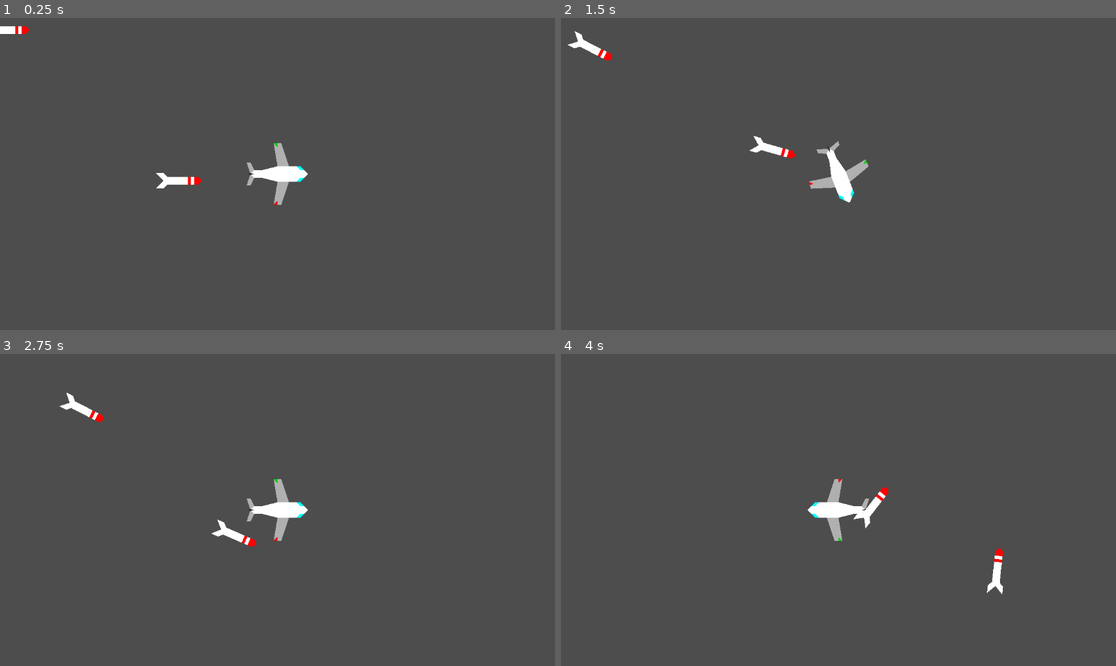
Above: before the commit, frames 1-4 (two rows, left to right).
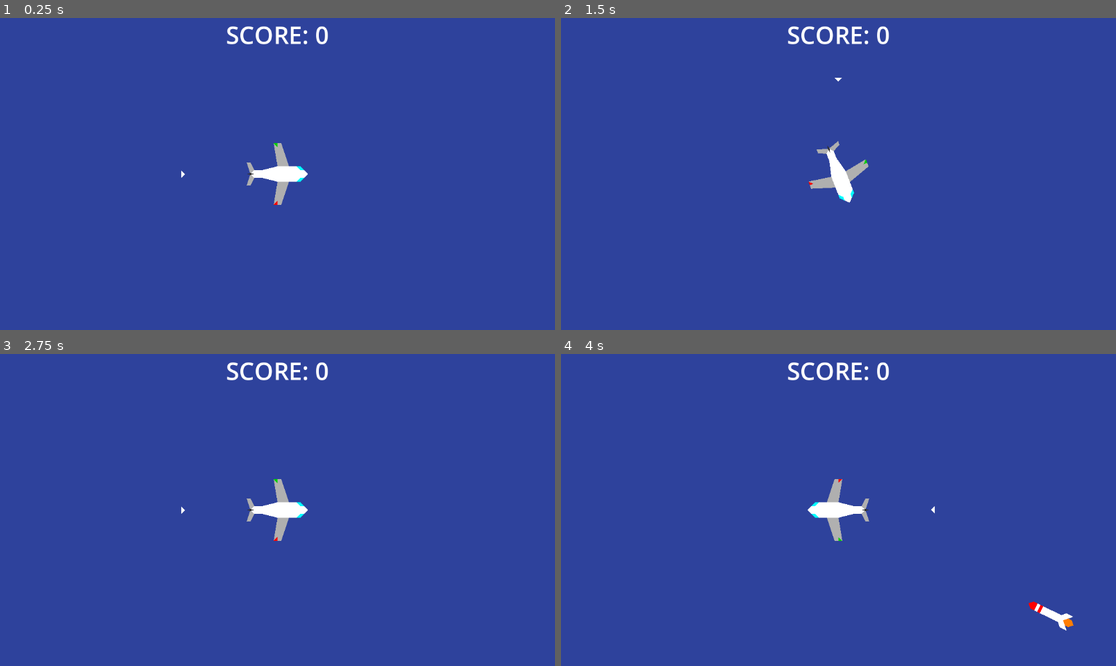
Above: after the commit, the same moments.

Repository: KirigayaRyuunosuke/Godot_Experiments
Game: Godot game, scene res://nodes/main.tscn
Same seed, same stepped clock (60 frames per second), same inputs: the game is played once before the commit and once after it.
Inputs:
- Up to frame 1 (0.25 s): no input
- Up to frame 2 (1.5 s): tap Enter at 0.5 s; hold Right (move_right) 0.53-1.28 s; hold Down (move_down) from 1.28 s (still down)
- Up to frame 3 (2.75 s): release Down (move_down) at 2.03 s; hold Right (move_right) from 2.03 s (still down)
- Up to frame 4 (4 s): release Right (move_right) at 2.78 s; hold Up (move_up) 2.78-3.53 s; hold Left (move_left) from 3.53 s (still down)

The runs differ from the first frame. In frame 1, 99% of the frame differs, in the area x 0-100%, y 0-100%; in frame 2, 99%; in frame 3, 99%; in frame 4, 99%.

Commit message:
plane nad rockets!

Diff:
--- /dev/null
+++ b/plane_vs_rockets/game.gd
@@ -0,0 +1,13 @@
+extends Node
+
+var plane
+var main
+
+var points = 0
+
+func _ready() -> void:
+	pass # Replace with function body.
+
+
+func _process(_delta: float) -> void:
+	pass
--- a/plane_vs_rockets/nodes/main.gd
+++ b/plane_vs_rockets/nodes/main.gd
@@ -1,3 +1,11 @@
 extends Node2D
 
 @onready var plane: CharacterBody2D = $plane
+@onready var score: Label = $UI/score
+
+func _ready() -> void:
+	Game.plane = plane
+	Game.main = self
+
+func _process(_delta: float) -> void:
+	score.text = "SCORE: " + str(Game.points)
--- a/plane_vs_rockets/nodes/main.tscn
+++ b/plane_vs_rockets/nodes/main.tscn
@@ -2,15 +2,27 @@
 
 [ext_resource type="Script" uid="uid://dehif3wr0flin" path="res://nodes/main.gd" id="1_a3ry3"]
 [ext_resource type="PackedScene" uid="uid://bjf3t8vkg6dgj" path="res://nodes/plane/plane.tscn" id="1_xpfdc"]
-[ext_resource type="PackedScene" uid="uid://l0bbonmf5b5w" path="res://nodes/rocket/rocket.tscn" id="3_ufc4x"]
+[ext_resource type="PackedScene" uid="uid://uyd7nbyxnh5p" path="res://nodes/rocket_spawner/rocket_spawner.tscn" id="3_ufc4x"]
 
 [node name="main" type="Node2D"]
 script = ExtResource("1_a3ry3")
 
+[node name="UI" type="CanvasLayer" parent="."]
+
+[node name="score" type="Label" parent="UI"]
+anchors_preset = 5
+anchor_left = 0.5
+anchor_right = 0.5
+offset_left = -47.0
+offset_right = 47.0
+offset_bottom = 23.0
+grow_horizontal = 2
+theme_override_font_sizes/font_size = 50
+text = "SCORE : XXX"
+horizontal_alignment = 1
+vertical_alignment = 1
+
 [node name="plane" parent="." instance=ExtResource("1_xpfdc")]
-position = Vector2(554, 299)
+position = Vector2(576, 320)
 
-[node name="rocket" parent="." instance=ExtResource("3_ufc4x")]
-position = Vector2(358, 313)
-
-[node name="rocket2" parent="." instance=ExtResource("3_ufc4x")]
+[node name="rocket_spawner" parent="plane" instance=ExtResource("3_ufc4x")]
--- a/plane_vs_rockets/nodes/plane/plane.gd
+++ b/plane_vs_rockets/nodes/plane/plane.gd
@@ -1,22 +1,30 @@
 extends CharacterBody2D
+
+@onready var directionNode: Polygon2D = $direction
+@onready var hitbox: Area2D = $hitbox
 
 var angle
 const maxAngle = 0.1
 
 const speed = 300.0
-var speedVector: Vector2
 
 func getInput():
 	return Input.get_vector("move_left", "move_right", "move_up", "move_down")
 
 func _physics_process(delta: float) -> void:
 	if getInput():
-		speedVector = getInput()
-	velocity = speedVector * speed
-	angle = get_angle_to(global_position+speedVector)
+		directionNode.look_at(global_position + getInput())
+	velocity = transform.x * speed
+	#velocity = Vector2.ZERO
+	angle = directionNode.rotation
 	if angle < 0 && angle < -maxAngle:
 		angle = -maxAngle
 	if angle > 0 && angle > maxAngle:
 		angle = maxAngle
 	rotate(angle)
+	directionNode.rotate(-angle)
 	move_and_slide()
+
+
+func _on_hitbox_area_entered(area: Area2D) -> void:
+	print(area.get_parent().name)
--- a/plane_vs_rockets/nodes/plane/plane.tscn
+++ b/plane_vs_rockets/nodes/plane/plane.tscn
@@ -5,49 +5,62 @@
 [node name="plane" type="CharacterBody2D"]
 script = ExtResource("1_8ukon")
 
-[node name="Polygon2D" type="Polygon2D" parent="."]
+[node name="direction" type="Polygon2D" parent="."]
+color = Color(1, 0, 1, 0)
+polygon = PackedVector2Array(72, -8, 80, 0, 72, 8)
+
+[node name="Camera2D" type="Camera2D" parent="."]
+
+[node name="body" type="Node2D" parent="."]
+
+[node name="Polygon2D" type="Polygon2D" parent="body"]
 rotation = 1.5708
 polygon = PackedVector2Array(0, -64, 16, -48, 16, -24, 64, -8, 64, 8, 16, 0, 8, 32, 8, 48, 24, 56, 24, 64, 0, 56, -24, 64, -24, 56, -8, 48, -8, 32, -16, 0, -64, 8, -64, -8, -16, -24, -16, -48)
 uv = PackedVector2Array(0, -64, 16, -48, 16, -24, 64, -8, 64, 8, 16, 0, 8, 32, 8, 48, 24, 56, 24, 64, 0, 56, -24, 64, -24, 56, -8, 48, -8, 32, -16, 0, -64, 8, -64, -8, -16, -24, -16, -48)
 
-[node name="Polygon2D6" type="Polygon2D" parent="."]
+[node name="Polygon2D6" type="Polygon2D" parent="body"]
 rotation = 1.5708
 color = Color(0.691357, 0.691357, 0.691357, 1)
 polygon = PackedVector2Array(-64, -8, -16, -24, -16, 0, -64, 8)
 
-[node name="Polygon2D7" type="Polygon2D" parent="."]
+[node name="Polygon2D7" type="Polygon2D" parent="body"]
 rotation = 1.5708
 color = Color(0.690196, 0.690196, 0.690196, 1)
 polygon = PackedVector2Array(16, -24, 64, -8, 64, 8, 16, 0)
 
-[node name="Polygon2D2" type="Polygon2D" parent="."]
+[node name="Polygon2D2" type="Polygon2D" parent="body"]
 rotation = 1.5708
 color = Color(0, 1, 1, 1)
 polygon = PackedVector2Array(-16, -48, -8, -56, -8, -48, -16, -40)
 
-[node name="Polygon2D3" type="Polygon2D" parent="."]
+[node name="Polygon2D3" type="Polygon2D" parent="body"]
 rotation = 1.5708
 color = Color(0, 1, 1, 1)
 polygon = PackedVector2Array(8, -56, 8, -48, 16, -40, 16, -48)
 
-[node name="Polygon2D4" type="Polygon2D" parent="."]
+[node name="Polygon2D4" type="Polygon2D" parent="body"]
 rotation = 1.5708
 color = Color(0.961518, 4.45209e-06, 9.62615e-07, 1)
 polygon = PackedVector2Array(64, 0, 64, 8, 56, 0)
 
-[node name="Polygon2D5" type="Polygon2D" parent="."]
+[node name="Polygon2D5" type="Polygon2D" parent="body"]
 rotation = 1.5708
 color = Color(0, 0.811765, 0, 1)
 polygon = PackedVector2Array(-64, 0, -56, 0, -64, 8)
 
-[node name="Polygon2D8" type="Polygon2D" parent="."]
+[node name="Polygon2D8" type="Polygon2D" parent="body"]
 rotation = 1.5708
 color = Color(0.690196, 0.690196, 0.690196, 1)
 polygon = PackedVector2Array(-8, 48, 0, 56, 8, 48, 24, 56, 24, 64, 0, 56, -24, 64, -24, 56)
 
-[node name="Polygon2D9" type="Polygon2D" parent="."]
+[node name="Polygon2D9" type="Polygon2D" parent="body"]
 rotation = 1.5708
 color = Color(0.194349, 0.194349, 0.194349, 1)
 polygon = PackedVector2Array(0, 48, -2, 56, 0, 64, 2, 56)
 
-[node name="Camera2D" type="Camera2D" parent="."]
+[node name="hitbox" type="Area2D" parent="."]
+
+[node name="CollisionPolygon2D" type="CollisionPolygon2D" parent="hitbox"]
+polygon = PackedVector2Array(-56, 0, -48, -8, -32, -8, 0, -16, 48, -16, 64, 0, 48, 16, 0, 16, -32, 8, -48, 8)
+
+[connection signal="area_entered" from="hitbox" to="." method="_on_hitbox_area_entered"]
--- a/plane_vs_rockets/nodes/rocket/rocket.gd
+++ /dev/null
@@ -1,16 +0,0 @@
-extends CharacterBody2D
-
-var angle
-const maxAngle = 0.025
-var speed = 310
-
-func _physics_process(delta: float) -> void:
-	velocity = transform.x * speed
-	angle = get_angle_to(get_parent().plane.global_position)
-	if angle < 0 && angle < -maxAngle:
-		angle = -maxAngle
-	if angle > 0 && angle > maxAngle:
-		angle = maxAngle
-	if get_parent().plane.velocity:
-		rotate(angle)
-		move_and_slide()
--- a/plane_vs_rockets/nodes/rocket/rocket.tscn
+++ /dev/null
@@ -1,17 +0,0 @@
-[gd_scene load_steps=2 format=3 uid="uid://l0bbonmf5b5w"]
-
-[ext_resource type="Script" uid="uid://co2kl41h1fpns" path="res://nodes/rocket/rocket.gd" id="1_fo4iy"]
-
-[node name="rocket" type="CharacterBody2D"]
-script = ExtResource("1_fo4iy")
-
-[node name="Polygon2D" type="Polygon2D" parent="."]
-polygon = PackedVector2Array(40, 0, 32, -8, -32, -8, -40, -16, -56, -16, -40, 0, -56, 16, -40, 16, -32, 8, 32, 8)
-
-[node name="Polygon2D2" type="Polygon2D" parent="."]
-color = Color(1, 0, 0, 1)
-polygon = PackedVector2Array(40, 0, 32, -8, 23, -8, 23, 8, 32, 8)
-
-[node name="Polygon2D3" type="Polygon2D" parent="."]
-color = Color(1, 0, 0, 1)
-polygon = PackedVector2Array(16, -8, 16, 8, 10, 8, 10, -8)
--- /dev/null
+++ b/plane_vs_rockets/nodes/rocket_spawner/rocket_spawner.gd
@@ -0,0 +1,29 @@
+extends Polygon2D
+
+@onready var marker = $Marker2D
+@onready var rocket_spawner: Polygon2D = $"."
+
+var rockets = [
+	#preload("res://nodes/rockets/blue_blue/rocket.tscn"),
+	preload("res://nodes/rockets/red_blue/rocket.tscn"),
+	preload("res://nodes/rockets/blue_red/rocket.tscn"),
+	preload("res://nodes/rockets/red_red/rocket.tscn"),
+]
+var rocketTest = preload("res://nodes/rockets/blue_blue/rocket.gd")
+func _ready() -> void:
+	pass
+
+func _physics_process(delta: float) -> void:
+	rotation = Game.plane.directionNode.rotation + 3.14
+
+func spawnRockets(howMany):
+	for i in range(howMany):
+		rotate(randf_range(-1, 1))
+		print(marker.global_position)
+		var rocket = rockets[randi()%rockets.size()].instantiate()
+		rocket.global_position = marker.global_position
+		rocket.look_at(Game.plane.global_position)
+		Game.main.add_child(rocket)
+
+func _on_timer_timeout() -> void:
+	spawnRockets(3)
--- /dev/null
+++ b/plane_vs_rockets/nodes/rocket_spawner/rocket_spawner.tscn
@@ -0,0 +1,16 @@
+[gd_scene load_steps=2 format=3 uid="uid://uyd7nbyxnh5p"]
+
+[ext_resource type="Script" uid="uid://bno0mx3ybl14r" path="res://nodes/rocket_spawner/rocket_spawner.gd" id="1_38ple"]
+
+[node name="rocket_spawner" type="Polygon2D"]
+polygon = PackedVector2Array(192, 0, 200, -8, 200, 8)
+script = ExtResource("1_38ple")
+
+[node name="Timer" type="Timer" parent="."]
+wait_time = 3.0
+autostart = true
+
+[node name="Marker2D" type="Node2D" parent="."]
+position = Vector2(704, 0)
+
+[connection signal="timeout" from="Timer" to="." method="_on_timer_timeout"]
--- /dev/null
+++ b/plane_vs_rockets/nodes/rockets/blue_blue/rocket.gd
@@ -0,0 +1,48 @@
+extends CharacterBody2D
+
+@onready var booster: Polygon2D = $booster
+@onready var timer: Timer = $Timer
+
+var angle
+const maxAngle = 0.025
+var speed = 250
+
+var acceleration = 7
+var deacceleration = 1
+var accelerating: bool = 1
+
+func _physics_process(delta: float) -> void:
+	angle = get_angle_to(Game.plane.global_position)
+	if angle < 0 && angle < -maxAngle:
+		angle = -maxAngle
+	if angle > 0 && angle > maxAngle:
+		angle = maxAngle
+
+	if accelerating:
+		speed += acceleration
+	else:
+		speed -= deacceleration
+		if speed < Game.plane.speed:
+			Game.points += 1
+			queue_free()
+
+
+	if angle >= maxAngle || angle <= -maxAngle:
+		velocity = transform.x * speed * 0.5
+	else:
+		velocity = transform.x * speed
+
+	if Game.plane.velocity:
+		rotate(angle)
+		move_and_slide()
+
+
+func _on_timer_timeout() -> void:
+	accelerating = 0
+	booster.hide()
+
+
+func _on_hitbox_area_entered(area: Area2D) -> void:
+	if !area.get_parent().name == "plane":
+		Game.points += 1
+	queue_free()
--- /dev/null
+++ b/plane_vs_rockets/nodes/rockets/blue_blue/rocket.tscn
@@ -0,0 +1,33 @@
+[gd_scene load_steps=2 format=3 uid="uid://bks2l0o2al5b2"]
+
+[ext_resource type="Script" uid="uid://btv4e03n2th6r" path="res://nodes/rockets/blue_blue/rocket.gd" id="1_vbsfj"]
+
+[node name="rocket" type="CharacterBody2D"]
+script = ExtResource("1_vbsfj")
+
+[node name="Polygon2D" type="Polygon2D" parent="."]
+polygon = PackedVector2Array(40, 0, 32, -8, -32, -8, -40, -16, -56, -16, -40, 0, -56, 16, -40, 16, -32, 8, 32, 8)
+
+[node name="Polygon2D2" type="Polygon2D" parent="."]
+color = Color(0, 0, 1, 1)
+polygon = PackedVector2Array(40, 0, 32, -8, 23, -8, 23, 8, 32, 8)
+
+[node name="Polygon2D3" type="Polygon2D" parent="."]
+color = Color(0, 0, 1, 1)
+polygon = PackedVector2Array(16, -8, 16, 8, 10, 8, 10, -8)
+
+[node name="Timer" type="Timer" parent="."]
+one_shot = true
+autostart = true
+
+[node name="booster" type="Polygon2D" parent="."]
+color = Color(1, 0.498039, 0.0117647, 1)
+polygon = PackedVector2Array(-48, -8, -56, -8, -64, 0, -56, 8, -48, 8, -40, 0)
+
+[node name="hitbox" type="Area2D" parent="."]
+
+[node name="CollisionPolygon2D" type="CollisionPolygon2D" parent="hitbox"]
+polygon = PackedVector2Array(40, 0, 32, -8, -24, -8, -24, 8, 32, 8)
+
+[connection signal="timeout" from="Timer" to="." method="_on_timer_timeout"]
+[connection signal="area_entered" from="hitbox" to="." method="_on_hitbox_area_entered"]
--- /dev/null
+++ b/plane_vs_rockets/nodes/rockets/blue_red/rocket.gd
@@ -0,0 +1,48 @@
+extends CharacterBody2D
+
+@onready var booster: Polygon2D = $booster
+@onready var timer: Timer = $Timer
+
+var angle
+const maxAngle = 0.025
+var speed = 250
+
+var acceleration = 7
+var deacceleration = 3
+var accelerating: bool = 1
+
+func _physics_process(delta: float) -> void:
+	angle = get_angle_to(Game.plane.global_position)
+	if angle < 0 && angle < -maxAngle:
+		angle = -maxAngle
+	if angle > 0 && angle > maxAngle:
+		angle = maxAngle
+
+	if accelerating:
+		speed += acceleration
+	else:
+		speed -= deacceleration
+		if speed < Game.plane.speed:
+			Game.points += 1
+			queue_free()
+
+
+	if angle >= maxAngle || angle <= -maxAngle:
+		velocity = transform.x * speed * 0.5
+	else:
+		velocity = transform.x * speed
+
+	if Game.plane.velocity:
+		rotate(angle)
+		move_and_slide()
+
+
+func _on_timer_timeout() -> void:
+	accelerating = 0
+	booster.hide()
+
+
+func _on_hitbox_area_entered(area: Area2D) -> void:
+	if !area.get_parent().name == "plane":
+		Game.points += 1
+	queue_free()
--- /dev/null
+++ b/plane_vs_rockets/nodes/rockets/blue_red/rocket.tscn
@@ -0,0 +1,33 @@
+[gd_scene load_steps=2 format=3 uid="uid://cs5br37ohoo38"]
+
+[ext_resource type="Script" uid="uid://bubth8v5k8st8" path="res://nodes/rockets/blue_red/rocket.gd" id="1_enumv"]
+
+[node name="rocket" type="CharacterBody2D"]
+script = ExtResource("1_enumv")
+
+[node name="Polygon2D" type="Polygon2D" parent="."]
+polygon = PackedVector2Array(40, 0, 32, -8, -32, -8, -40, -16, -56, -16, -40, 0, -56, 16, -40, 16, -32, 8, 32, 8)
+
+[node name="Polygon2D2" type="Polygon2D" parent="."]
+color = Color(0, 0, 1, 1)
+polygon = PackedVector2Array(40, 0, 32, -8, 23, -8, 23, 8, 32, 8)
+
+[node name="Polygon2D3" type="Polygon2D" parent="."]
+color = Color(1, 0, 0, 1)
+polygon = PackedVector2Array(16, -8, 16, 8, 10, 8, 10, -8)
+
+[node name="Timer" type="Timer" parent="."]
+one_shot = true
+autostart = true
+
+[node name="booster" type="Polygon2D" parent="."]
+color = Color(1, 0.498039, 0.0117647, 1)
+polygon = PackedVector2Array(-48, -8, -56, -8, -64, 0, -56, 8, -48, 8, -40, 0)
+
+[node name="hitbox" type="Area2D" parent="."]
+
+[node name="CollisionPolygon2D" type="CollisionPolygon2D" parent="hitbox"]
+polygon = PackedVector2Array(40, 0, 32, -8, -24, -8, -24, 8, 32, 8)
+
+[connection signal="timeout" from="Timer" to="." method="_on_timer_timeout"]
+[connection signal="area_entered" from="hitbox" to="." method="_on_hitbox_area_entered"]
--- /dev/null
+++ b/plane_vs_rockets/nodes/rockets/red_blue/rocket.gd
@@ -0,0 +1,48 @@
+extends CharacterBody2D
+
+@onready var booster: Polygon2D = $booster
+@onready var timer: Timer = $Timer
+
+var angle
+const maxAngle = 0.025
+var speed = 250
+
+var acceleration = 5
+var deacceleration = 1
+var accelerating: bool = 1
+
+func _physics_process(delta: float) -> void:
+	angle = get_angle_to(Game.plane.global_position)
+	if angle < 0 && angle < -maxAngle:
+		angle = -maxAngle
+	if angle > 0 && angle > maxAngle:
+		angle = maxAngle
+
+	if accelerating:
+		speed += acceleration
+	else:
+		speed -= deacceleration
+		if speed < Game.plane.speed:
+			Game.points += 1
+			queue_free()
+
+
+	if angle >= maxAngle || angle <= -maxAngle:
+		velocity = transform.x * speed * 0.5
+	else:
+		velocity = transform.x * speed
+
+	if Game.plane.velocity:
+		rotate(angle)
+		move_and_slide()
+
+
+func _on_timer_timeout() -> void:
+	accelerating = 0
+	booster.hide()
+
+
+func _on_hitbox_area_entered(area: Area2D) -> void:
+	if !area.get_parent().name == "plane":
+		Game.points += 1
+	queue_free()
--- /dev/null
+++ b/plane_vs_rockets/nodes/rockets/red_blue/rocket.tscn
@@ -0,0 +1,33 @@
+[gd_scene load_steps=2 format=3 uid="uid://dvu5pebsbu0il"]
+
+[ext_resource type="Script" uid="uid://bnxbhb2u7dqo7" path="res://nodes/rockets/red_blue/rocket.gd" id="1_ti25a"]
+
+[node name="rocket" type="CharacterBody2D"]
+script = ExtResource("1_ti25a")
+
+[node name="Polygon2D" type="Polygon2D" parent="."]
+polygon = PackedVector2Array(40, 0, 32, -8, -32, -8, -40, -16, -56, -16, -40, 0, -56, 16, -40, 16, -32, 8, 32, 8)
+
+[node name="Polygon2D2" type="Polygon2D" parent="."]
+color = Color(1, 0, 0, 1)
+polygon = PackedVector2Array(40, 0, 32, -8, 23, -8, 23, 8, 32, 8)
+
+[node name="Polygon2D3" type="Polygon2D" parent="."]
+color = Color(0, 0, 1, 1)
+polygon = PackedVector2Array(16, -8, 16, 8, 10, 8, 10, -8)
+
+[node name="Timer" type="Timer" parent="."]
+one_shot = true
+autostart = true
+
+[node name="booster" type="Polygon2D" parent="."]
+color = Color(1, 0.498039, 0.0117647, 1)
+polygon = PackedVector2Array(-48, -8, -56, -8, -64, 0, -56, 8, -48, 8, -40, 0)
+
+[node name="hitbox" type="Area2D" parent="."]
+
+[node name="CollisionPolygon2D" type="CollisionPolygon2D" parent="hitbox"]
+polygon = PackedVector2Array(40, 0, 32, -8, -24, -8, -24, 8, 32, 8)
+
+[connection signal="timeout" from="Timer" to="." method="_on_timer_timeout"]
+[connection signal="area_entered" from="hitbox" to="." method="_on_hitbox_area_entered"]
--- /dev/null
+++ b/plane_vs_rockets/nodes/rockets/red_red/rocket.gd
@@ -0,0 +1,48 @@
+extends CharacterBody2D
+
+@onready var booster: Polygon2D = $booster
+@onready var timer: Timer = $Timer
+
+var angle
+const maxAngle = 0.025
+var speed = 250
+
+var acceleration = 5
+var deacceleration = 3
+var accelerating: bool = 1
+
+func _physics_process(delta: float) -> void:
+	angle = get_angle_to(Game.plane.global_position)
+	if angle < 0 && angle < -maxAngle:
+		angle = -maxAngle
+	if angle > 0 && angle > maxAngle:
+		angle = maxAngle
+
+	if accelerating:
+		speed += acceleration
+	else:
+		speed -= deacceleration
+		if speed < Game.plane.speed:
+			Game.points += 1
+			queue_free()
+
+
+	if angle >= maxAngle || angle <= -maxAngle:
+		velocity = transform.x * speed * 0.5
+	else:
+		velocity = transform.x * speed
+
+	if Game.plane.velocity:
+		rotate(angle)
+		move_and_slide()
+
+
+func _on_timer_timeout() -> void:
+	accelerating = 0
+	booster.hide()
+
+
+func _on_hitbox_area_entered(area: Area2D) -> void:
+	if !area.get_parent().name == "plane":
+		Game.points += 1
+	queue_free()
--- /dev/null
+++ b/plane_vs_rockets/nodes/rockets/red_red/rocket.tscn
@@ -0,0 +1,33 @@
+[gd_scene load_steps=2 format=3 uid="uid://l0bbonmf5b5w"]
+
+[ext_resource type="Script" uid="uid://co2kl41h1fpns" path="res://nodes/rockets/red_red/rocket.gd" id="1_fo4iy"]
+
+[node name="rocket" type="CharacterBody2D"]
+script = ExtResource("1_fo4iy")
+
+[node name="Polygon2D" type="Polygon2D" parent="."]
+polygon = PackedVector2Array(40, 0, 32, -8, -32, -8, -40, -16, -56, -16, -40, 0, -56, 16, -40, 16, -32, 8, 32, 8)
+
+[node name="Polygon2D2" type="Polygon2D" parent="."]
+color = Color(1, 0, 0, 1)
+polygon = PackedVector2Array(40, 0, 32, -8, 23, -8, 23, 8, 32, 8)
+
+[node name="Polygon2D3" type="Polygon2D" parent="."]
+color = Color(1, 0, 0, 1)
+polygon = PackedVector2Array(16, -8, 16, 8, 10, 8, 10, -8)
+
+[node name="Timer" type="Timer" parent="."]
+one_shot = true
+autostart = true
+
+[node name="booster" type="Polygon2D" parent="."]
+color = Color(1, 0.498039, 0.0117647, 1)
+polygon = PackedVector2Array(-48, -8, -56, -8, -64, 0, -56, 8, -48, 8, -40, 0)
+
+[node name="hitbox" type="Area2D" parent="."]
+
+[node name="CollisionPolygon2D" type="CollisionPolygon2D" parent="hitbox"]
+polygon = PackedVector2Array(40, 0, 32, -8, -24, -8, -24, 8, 32, 8)
+
+[connection signal="timeout" from="Timer" to="." method="_on_timer_timeout"]
+[connection signal="area_entered" from="hitbox" to="." method="_on_hitbox_area_entered"]
--- a/plane_vs_rockets/project.godot
+++ b/plane_vs_rockets/project.godot
@@ -14,6 +14,10 @@
 run/main_scene="uid://ckwegyd3ytvjk"
 config/features=PackedStringArray("4.4", "GL Compatibility")
 config/icon="res://icon.svg"
+
+[autoload]
+
+Game="*res://game.gd"
 
 [input]
 
@@ -42,3 +46,4 @@
 
 renderer/rendering_method="gl_compatibility"
 renderer/rendering_method.mobile="gl_compatibility"
+environment/defaults/default_clear_color=Color(0.179504, 0.258054, 0.612714, 1)
Not shown, added: plane_vs_rockets/game.gd.uid
Not shown, added: plane_vs_rockets/nodes/rocket_spawner/rocket_spawner.gd.uid
Not shown, added: plane_vs_rockets/nodes/rockets/blue_blue/rocket.gd.uid
Not shown, added: plane_vs_rockets/nodes/rockets/blue_red/rocket.gd.uid
Not shown, added: plane_vs_rockets/nodes/rockets/red_blue/rocket.gd.uid
Renamed: plane_vs_rockets/nodes/rocket/rocket.gd.uid -> plane_vs_rockets/nodes/rockets/red_red/rocket.gd.uid
